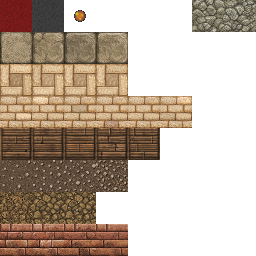
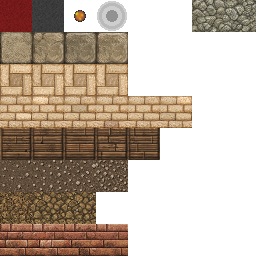
Before/after of a (256, 256) layered artwork. What changed in the layer stack:
added layer "Layer 5" above "Layer 4" over [97, 1, 127, 31]
